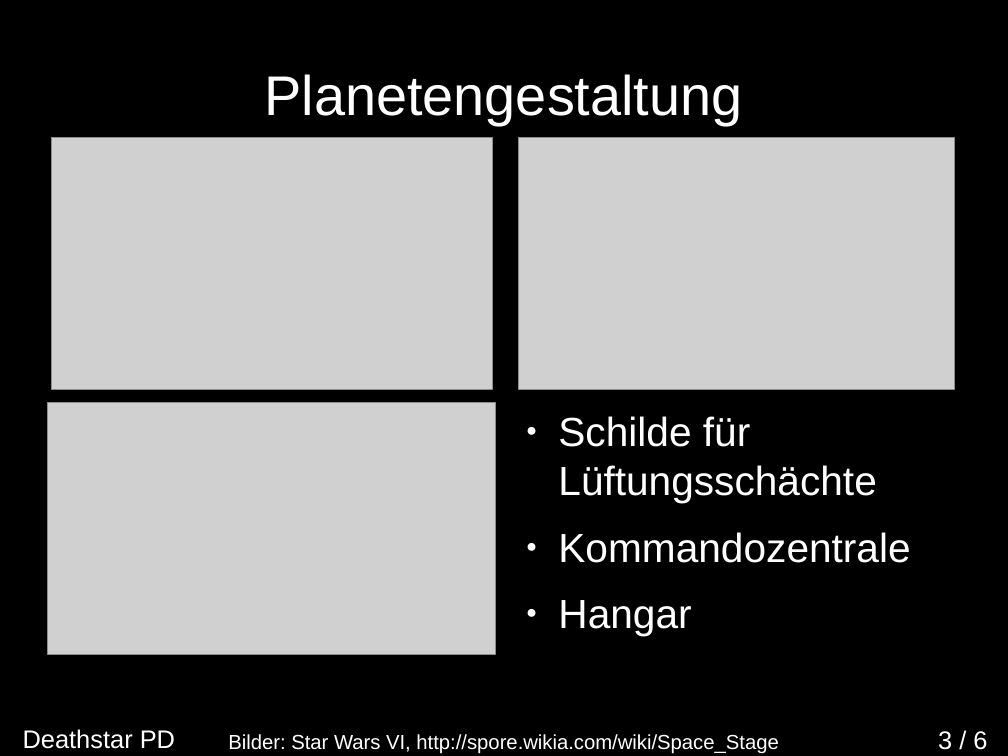
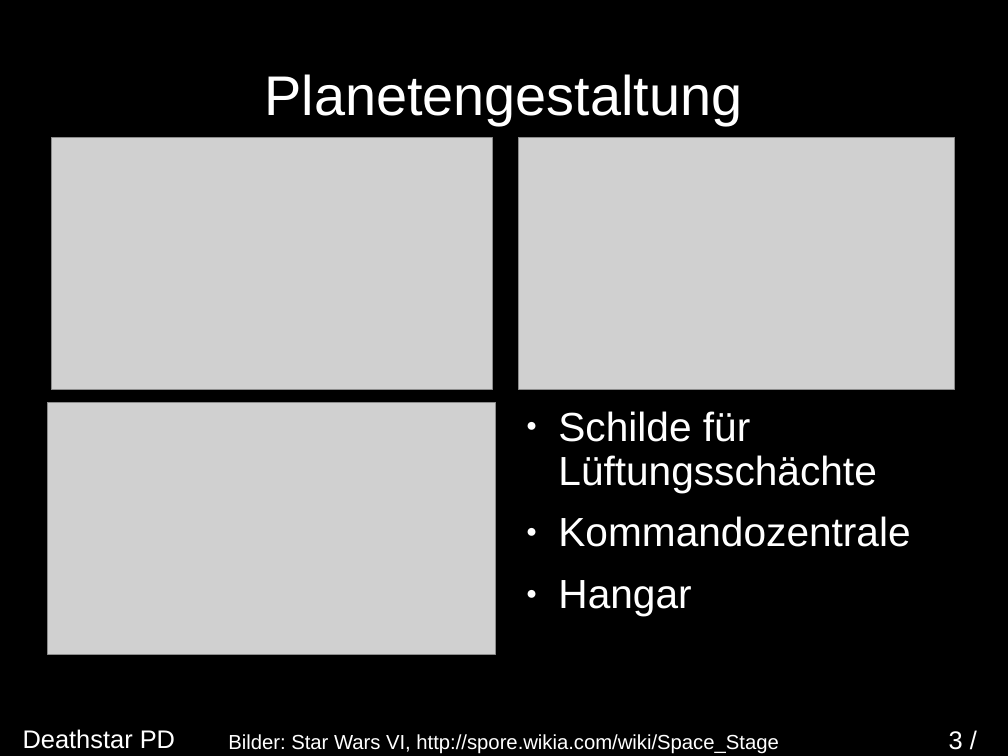
Before and after one commit to Istador/Death-Star-PD, a slide deck: slide 3 of Dokumentation/Konzeption/Konzeptpraesentation.odp. Drawn at 1008x756 pixels with LibreOffice and Linux fonts; fonts in the diff are those of the drawing; grey boxes stand for pictures. Boxes give left, top, right and bottom in pixels: in the first picture for what was removed or moved away, otherwise in the second. Text is boxed around its words. In the diff, an @@ line names an element or a change of style, - is before the commit and + after.

```diff
--- a/Dokumentation/Konzeption/Konzeptpraesentation.odp
+++ b/Dokumentation/Konzeption/Konzeptpraesentation.odp
@@ text "Schilde für Lüftungsschächte" at box(558, 411, 910, 616): indent changed; line spacing 1 to 0.9 @@
@@ page number at box(949, 731, 963, 750): text changed @@
-3 / 6
+3 /
```
Also in this commit, not shown: 4 other slides changed, 1 other file.
